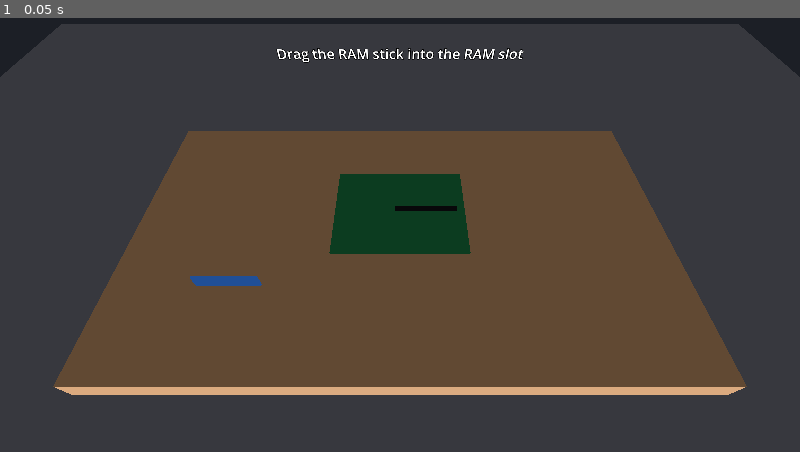
Above: before the commit, frame 1.
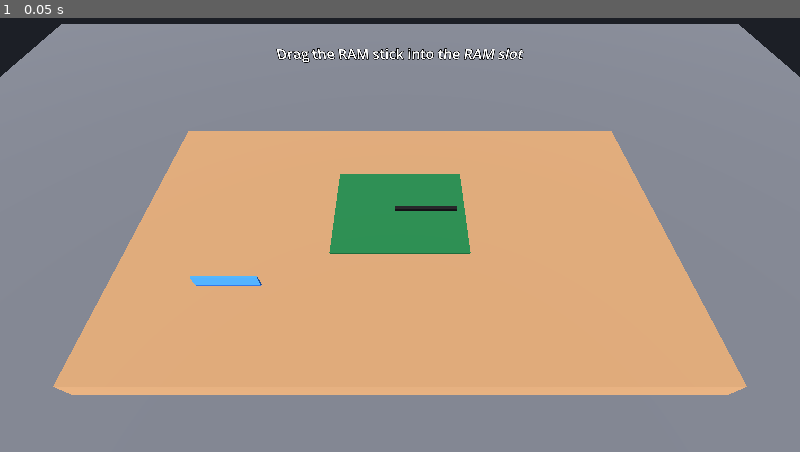
Above: after the commit, the same moment.

Repository: OCSVR/vr-game
Game: Godot game, scene res://scenes/workbench.tscn
Two runs of this game, one before a commit and one after it. Both use one fixed random seed, a clock stepped at 60 frames per second and the inputs below.
Inputs:
- Up to frame 1 (0.05 s): no input

The runs differ from the first frame. In frame 1, 96% of the frame differs, in the area x 0-100%, y 1-100%.

Commit message:
Point the workbench light down at the table
The sun's rotation was written in the wrong order, so it lit the table from below and only ambient light showed. It now shines down and casts shadows.

Co-authored-by: Phantom-deploy <154046285+Phantom-deploy@users.noreply.github.com>

Diff:
--- a/scenes/workbench.tscn
+++ b/scenes/workbench.tscn
@@ -66,7 +66,7 @@
 environment = SubResource("Environment_room")
 
 [node name="Sun" type="DirectionalLight3D" parent="."]
-transform = Transform3D(1, 0, 0, 0, 0.6428, -0.766, 0, 0.766, 0.6428, 0, 3, 0)
+transform = Transform3D(1, 0, 0, 0, 0.6428, 0.766, 0, -0.766, 0.6428, 0, 3, 0)
 shadow_enabled = true
 
 [node name="Floor" type="MeshInstance3D" parent="."]
